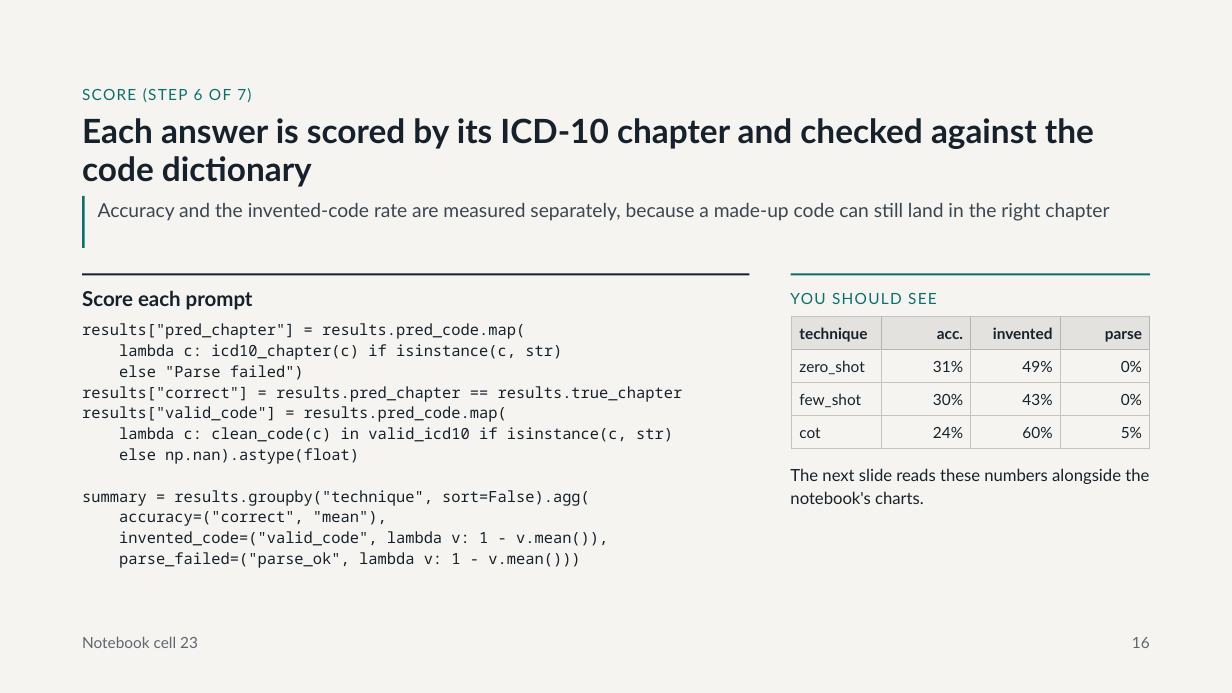
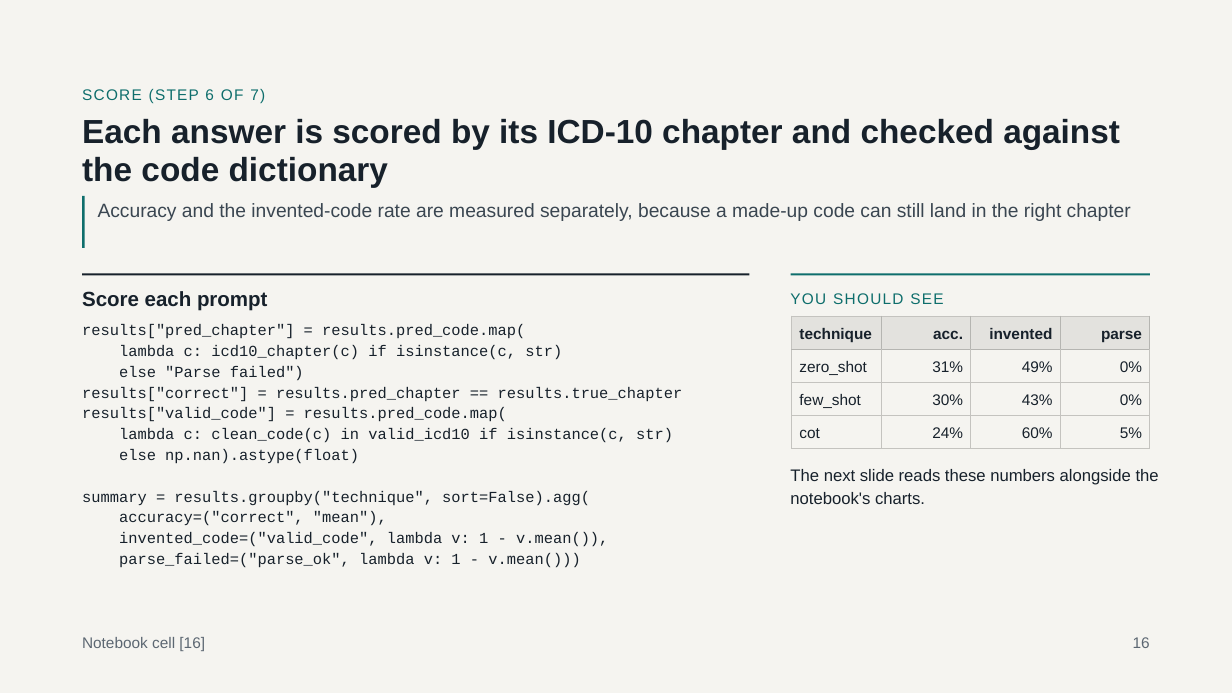
Before and after one commit to bja2376/triage-llm-tutorial, a slide deck: slide 16 of Classifying ED Visits with an LLM.pptx. Drawn at 1232x693 pixels with LibreOffice and Linux fonts; fonts in the diff are those of the drawing. Boxes give left, top, right and bottom in pixels: in the first picture for what was removed or moved away, otherwise in the second. Text is boxed around its words. In the diff, an @@ line names an element or a change of style, - is before the commit and + after.

```diff
--- a/Classifying ED Visits with an LLM.pptx
+++ b/Classifying ED Visits with an LLM.pptx
@@ text "results["pred_chapter"] = results.pred_code.map(" at (x1=82, y1=324, x2=683, y2=568): font Noto Sans Mono to Courier New @@
@@ table at (x1=792, y1=316, x2=1151, y2=448) @@
@@ font Lato to Arial @@
@@ text at (x1=82, y1=637, x2=205, y2=651): text changed; font Lato to Arial @@
-Notebook cell 23
+Notebook cell [16]
@@ font Lato to Arial in 7 elements at (x1=82, y1=89, x2=265, y2=103), (x1=82, y1=119, x2=1120, y2=187), (x1=98, y1=203, x2=1131, y2=221), (x1=82, y1=291, x2=267, y2=311), (x1=790, y1=293, x2=943, y2=304), (x1=790, y1=469, x2=1159, y2=504), (x1=1133, y1=637, x2=1150, y2=648) @@
```
Also in this commit, not shown: 18 other slides changed.
